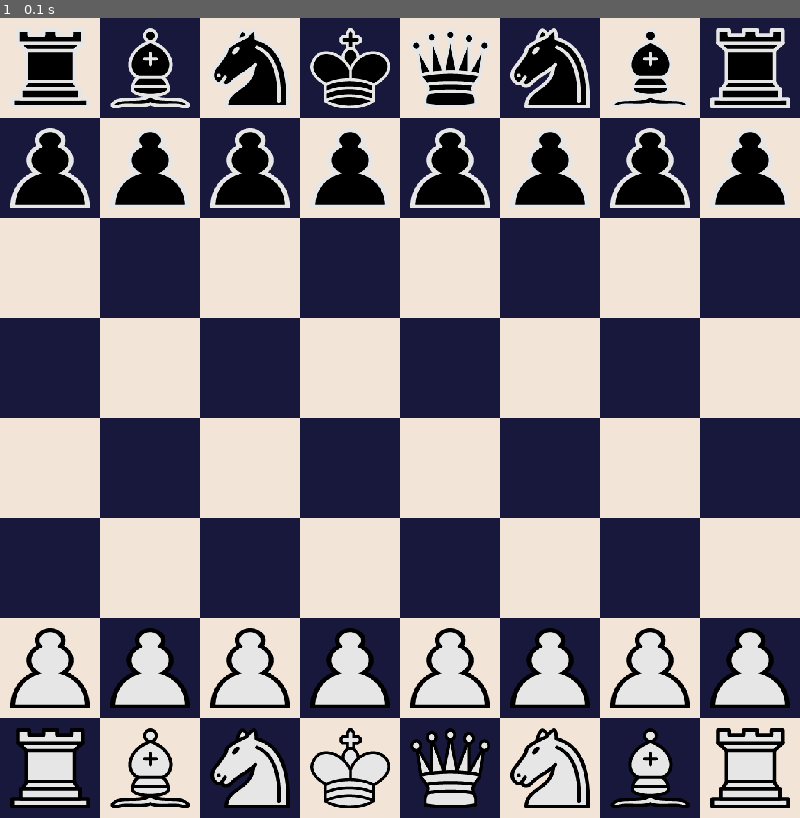
Above: before the commit, frame 1.
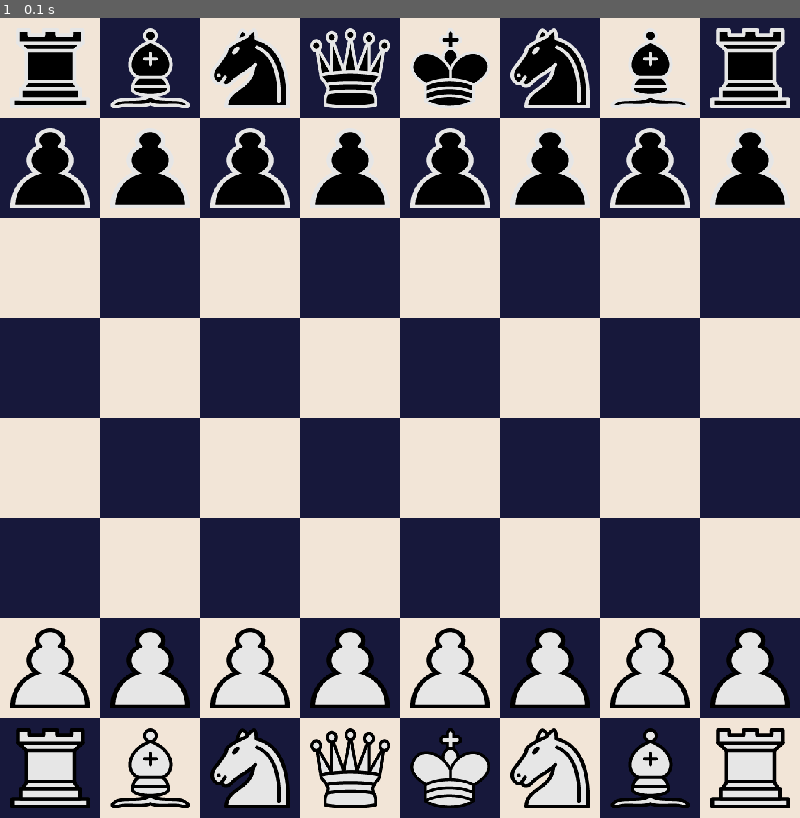
Above: after the commit, the same moment.

Repository: tib-source/Chess_pygame
Game: pygame game, started from main.py
The game is run twice, just before and just after one commit, with the same random seed, the same clock (stepped at 60 frames per second) and the same inputs.
Inputs:
- Up to frame 1 (0.1 s): no input

The runs differ from the first frame. In frame 1, 1.8% of the frame differs, in the area x 38-62%, y 1-99%.

Commit message:
CHECK MATE WORKS- not fully  but IT WORKS

Diff:
--- a/Chess/board.py
+++ b/Chess/board.py
@@ -39,8 +39,8 @@
         self.Rook_0_Black =   Rook( self.gameBoard[-8][0][0] ,  self.gameBoard[-8][0][1] ,  BLACK )
         self.Bishop_0_Black = Bishop( self.gameBoard[-8][1][0] ,  self.gameBoard[-8][1][1] ,  BLACK )
         self.Knight_0_Black = Knight( self.gameBoard[-8][2][0] ,  self.gameBoard[-8][2][1] ,  BLACK )
-        self.King_0_Black =  Queen( self.gameBoard[-8][4][0] ,  self.gameBoard[-8][4][1] ,  BLACK )
-        self.Queen_0_Black =  King( self.gameBoard[-8][3][0] ,  self.gameBoard[-8][3][1] ,  BLACK )
+        self.King_0_Black =  King( self.gameBoard[-8][4][0] ,  self.gameBoard[-8][4][1] ,  BLACK )
+        self.Queen_0_Black =  Queen( self.gameBoard[-8][3][0] ,  self.gameBoard[-8][3][1] ,  BLACK )
         self.Knight_1_Black = Knight( self.gameBoard[-8][5][0] ,  self.gameBoard[-8][5][1] ,  BLACK )
         self.Bishop_1_Black = Bishop( self.gameBoard[-8][6][0] ,  self.gameBoard[-8][6][1] ,  BLACK )
         self.Rook_1_Black =   Rook( self.gameBoard[-8][7][0] ,  self.gameBoard[-8][7][1] ,  BLACK )
@@ -49,8 +49,8 @@
             self.Rook_0_Black,
             self.Bishop_0_Black,
             self.Knight_0_Black,
+            self.Queen_0_Black,
             self.King_0_Black,
-            self.Queen_0_Black,
             self.Knight_1_Black,
             self.Bishop_1_Black,
             self.Rook_1_Black
@@ -71,8 +71,8 @@
         self.Rook_0_WHITE =   Rook( self.gameBoard[7][0][0] ,  self.gameBoard[7][0][1] ,  WHITE)
         self.Bishop_0_WHITE = Bishop( self.gameBoard[7][1][0] ,  self.gameBoard[7][1][1] ,  WHITE)
         self.Knight_0_WHITE = Knight( self.gameBoard[7][2][0] ,  self.gameBoard[7][2][1] ,  WHITE)
-        self.King_0_WHITE =   King( self.gameBoard[7][3][0] ,  self.gameBoard[7][3][1] ,  WHITE)
-        self.Queen_0_WHITE =  Queen( self.gameBoard[7][4][0] ,  self.gameBoard[7][4][1] ,  WHITE)
+        self.Queen_0_WHITE =   Queen( self.gameBoard[7][3][0] ,  self.gameBoard[7][3][1] ,  WHITE)
+        self.King_0_WHITE =  King( self.gameBoard[7][4][0] ,  self.gameBoard[7][4][1] ,  WHITE)
         self.Knight_1_WHITE = Knight( self.gameBoard[7][5][0] ,  self.gameBoard[7][5][1] ,  WHITE)
         self.Bishop_1_WHITE = Bishop( self.gameBoard[7][6][0] ,  self.gameBoard[7][6][1] ,  WHITE)
         self.Rook_1_WHITE =   Rook( self.gameBoard[7][7][0] ,  self.gameBoard[7][7][1] ,  WHITE)
@@ -81,8 +81,8 @@
             self.Rook_0_WHITE,
             self.Bishop_0_WHITE,
             self.Knight_0_WHITE,
+            self.Queen_0_WHITE,
             self.King_0_WHITE,
-            self.Queen_0_WHITE,
             self.Knight_1_WHITE,
             self.Bishop_1_WHITE,
             self.Rook_1_WHITE
--- a/Chess/game.py
+++ b/Chess/game.py
@@ -2,6 +2,7 @@
 from Chess.constants import BLACK, BOARD_LENGTH, WHITE,SQUARE
 from .board import Board
 import pygame
+import pprint
 
 class Game:
     # chess_notation= {
@@ -49,8 +50,10 @@
     ### TODO: This function need to be really fast so threading should probably be added
     def isChecked(self):
         self.Moves = {}
-        king = self.board.King_0_Black if self.turn == WHITE else self.board.King_0_WHITE
+        king = self.board.King_0_Black if self.turn == BLACK else self.board.King_0_WHITE
+        king_spot = self.board.getSpot(king.pos)
         self.friend_mov = {}
+        print(king)
         for y in range(BOARD_LENGTH):
             for x in self.gBoard[y]:
                 if x.Piece == 0: continue
@@ -61,8 +64,29 @@
                     x.Piece.get_valid_moves(x,self.gBoard)
                     self.friend_mov[x] = x.Piece.possible_moves
 
-        if king.pos in (self.Moves.values()):
-            print("THE KING IS IN CHECKKKKKK")
+        possible = set().union(*self.Moves.values())
+        print(f"ENEMY MOVES {self.Moves}")
+        print("\n")
+        print(f"Friendly Moves {self.friend_mov} " )
+        print("\n")
+        print(king.pos)
+        print(f"possible movement of enemies: {possible}")
+        if king_spot in possible:
+            print(f" X IS {x}")
+            print(f" KING POSITION IS {king.pos}")
+            print(
+                    """
+    ┈┈╭━╱▔▔▔▔╲━╮┈┈┈
+    ┈┈╰╱╭▅╮╭▅╮╲╯┈┈┈
+    ╳┈┈▏╰┈▅▅┈╯▕┈┈┈┈
+    ┈┈┈╲┈╰━━╯┈╱┈┈╳┈
+    ┈┈┈╱╱▔╲╱▔╲╲┈┈┈┈
+    ┈╭━╮▔▏┊┊▕▔╭━╮┈╳
+    ┈┃┊┣▔╲┊┊╱▔┫┊┃┈┈
+    ┈╰━━━━╲╱━━━━╯┈╳
+                    """
+
+                )
             return True
         return False
 
--- a/Chess/peice.py
+++ b/Chess/peice.py
@@ -6,13 +6,13 @@
     def __init__(self, col:int, row:int, color:str) -> None:
         self.killed = False
         self.color = color
-        self.row = row
-        self.col = col
+        self.row = int(row)
+        self.col = int(col)
         self.image = None
         self.name:str
         self.x:int
         self.y:int
-        self.pos = (col,row)
+        self.pos = (self.col,self.row)
         self.getPos()
         self.possible_moves = []
 
@@ -91,7 +91,6 @@
             for x,j in enumerate(range(1,BOARD_LENGTH),1):
                 if 0 <= col + (x)*d1 < BOARD_LENGTH and 0 <= (j)*d2 + row < BOARD_LENGTH:
                     spot = board[ row + (j*d2)][col + (x*d1)]
-                    print(spot)
                     if spot.Piece == 0:
                         possible_moves.append(spot)
                     else:
@@ -228,7 +227,7 @@
 
     def get_valid_moves(self,start,board):
         self.possible_moves = []
-        self.possible_moves += [self.name]
+        self.possible_moves += [(0,0)]
     def first(self):
         self.firstMove = False
         pass
--- a/Chess/spot.py
+++ b/Chess/spot.py
@@ -33,4 +33,4 @@
         self.x = y
 
     def __repr__(self) -> str:
-        return f"({self.col},{self.row})"
+        return f"Spot at ({self.col},{self.row})"
--- a/main.py
+++ b/main.py
@@ -72,39 +72,39 @@
                     print("Resetting game ... ")
                     sleep(1)
                     main()
-            if event.type == pygame.MOUSEBUTTONDOWN:
-                if get_cr(pygame.mouse.get_pos()) == selected: # this checks to see if the same square has been pressed twice by the user
-                    clicks.clear()
-                    selected = ()
-                else:
-                    selected = get_cr(pygame.mouse.get_pos())
-                    clicks.append(selected)
-
-                if len(clicks) == 2:
-                    print(f"TURN {game.turn}")
-                    start = game.board.getSpot(clicks[0])
-                    end = game.board.getSpot(clicks[1])
-                    if start.Piece == 0 or start == end:
+            if not game.isChecked():
+                if event.type == pygame.MOUSEBUTTONDOWN:
+                    if get_cr(pygame.mouse.get_pos()) == selected: # this checks to see if the same square has been pressed twice by the user
                         clicks.clear()
                         selected = ()
-                        continue
-                    elif start.Piece.color == game.turn:
-                        if not game.isChecked():
-                            if game.move(start,end, game.screen):
-                                game.changeTurn()
-                                print(f"TURN CHANGED TO {game.turn}")
-                            else:
-                                print('Invalid Move','This peice cant move there')
-                                print(start.pos, end.pos)
-                                clicks.clear()
-                                selected = ()
-                                continue
+                    else:
+                        selected = get_cr(pygame.mouse.get_pos())
+                        clicks.append(selected)
+
+                    if len(clicks) == 2:
+                        print(f"TURN {game.turn}")
+                        start = game.board.getSpot(clicks[0])
+                        end = game.board.getSpot(clicks[1])
+                        if start.Piece == 0 or start == end:
+                            clicks.clear()
+                            selected = ()
+                            continue
+                        elif start.Piece.color == game.turn:
+                                if game.move(start,end, game.screen):
+                                    game.changeTurn()
+                                    print(f"TURN CHANGED TO {game.turn}")
+                                else:
+                                    print('Invalid Move','This peice cant move there')
+                                    print(start.pos, end.pos)
+                                    clicks.clear()
+                                    selected = ()
+                                    continue
                         else:
-                            print("THE PLAY IS IN CHECKKKK ")
-                    else:
-                        print("Wrong Trun", 'It is not your turn right now')
-                    clicks.clear()
-                    selected = ()
+                            print("Wrong Trun", 'It is not your turn right now')
+                        clicks.clear()
+                        selected = ()
+            else:
+                game.gameOver= True
 
                 # start = game.board.getSpot(get_cr(selected))
 
